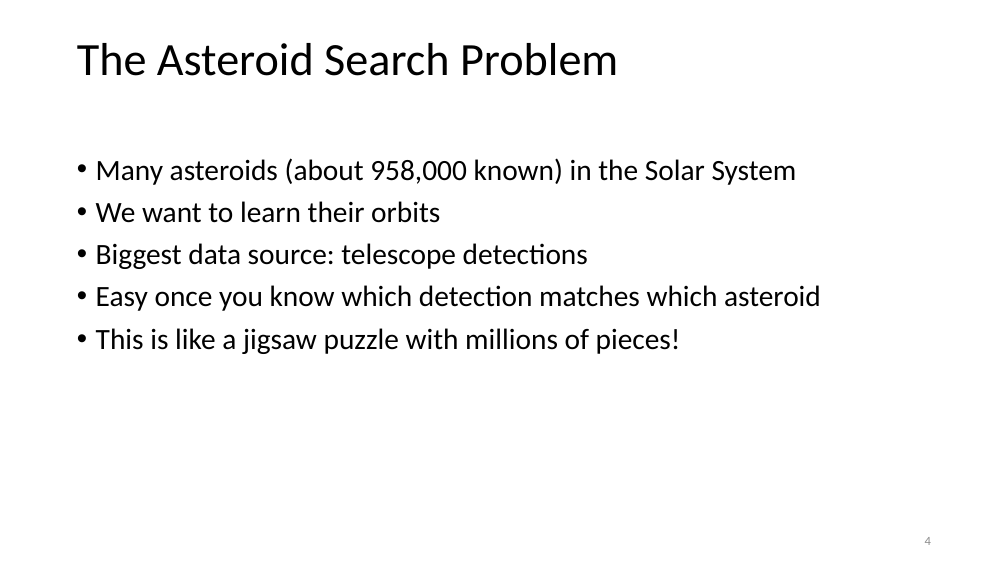
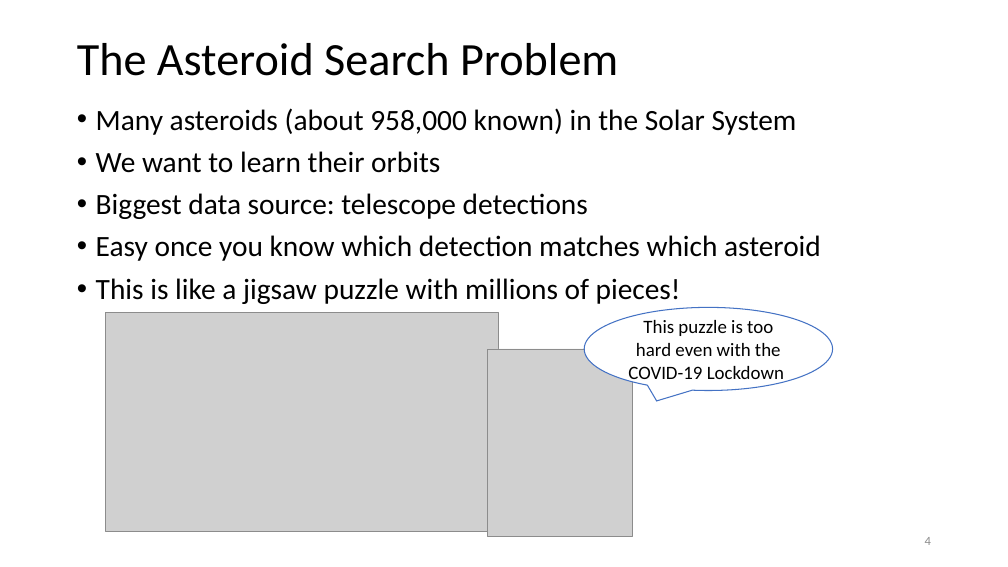
Before and after one commit to memanuel/kepler-sieve, a slide deck: slide 4 of thesis/kepler-sieve-slides.pptx. Drawn at 1008x567 pixels with LibreOffice and Linux fonts; fonts in the diff are those of the drawing; grey boxes stand for pictures. Boxes give left, top, right and bottom in pixels: in the first picture for what was removed or moved away, otherwise in the second. Text is boxed around its words. In the diff, an @@ line names an element or a change of style, - is before the commit and + after.

```diff
--- a/thesis/kepler-sieve-slides.pptx
+++ b/thesis/kepler-sieve-slides.pptx
@@ text "Many asteroids (about 958,000 known) ...": place and size @@
-text "Many asteroids (about 958,000 known) ..." at box(96, 158, 821, 354)
+text "Many asteroids (about 958,000 known) ..." at box(96, 108, 821, 304)
@@ picture added at box(106, 312, 498, 532) @@
@@ speech bubble added at box(585, 308, 833, 391), fill #FFFFFF, outline #4472C4 1 pt, 18 pt, text #000000 @@
+This puzzle is too hard even with the COVID-19 Lockdown
@@ picture added at box(488, 349, 632, 537) @@
```
Also in this commit, not shown: 20 other slides changed, 1 slide added, 1 other file.
